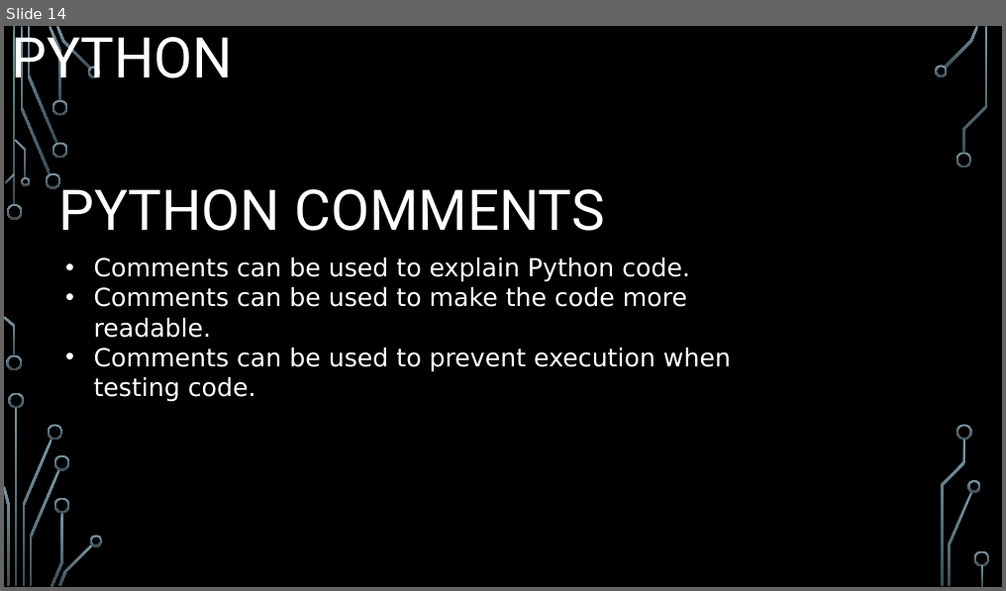
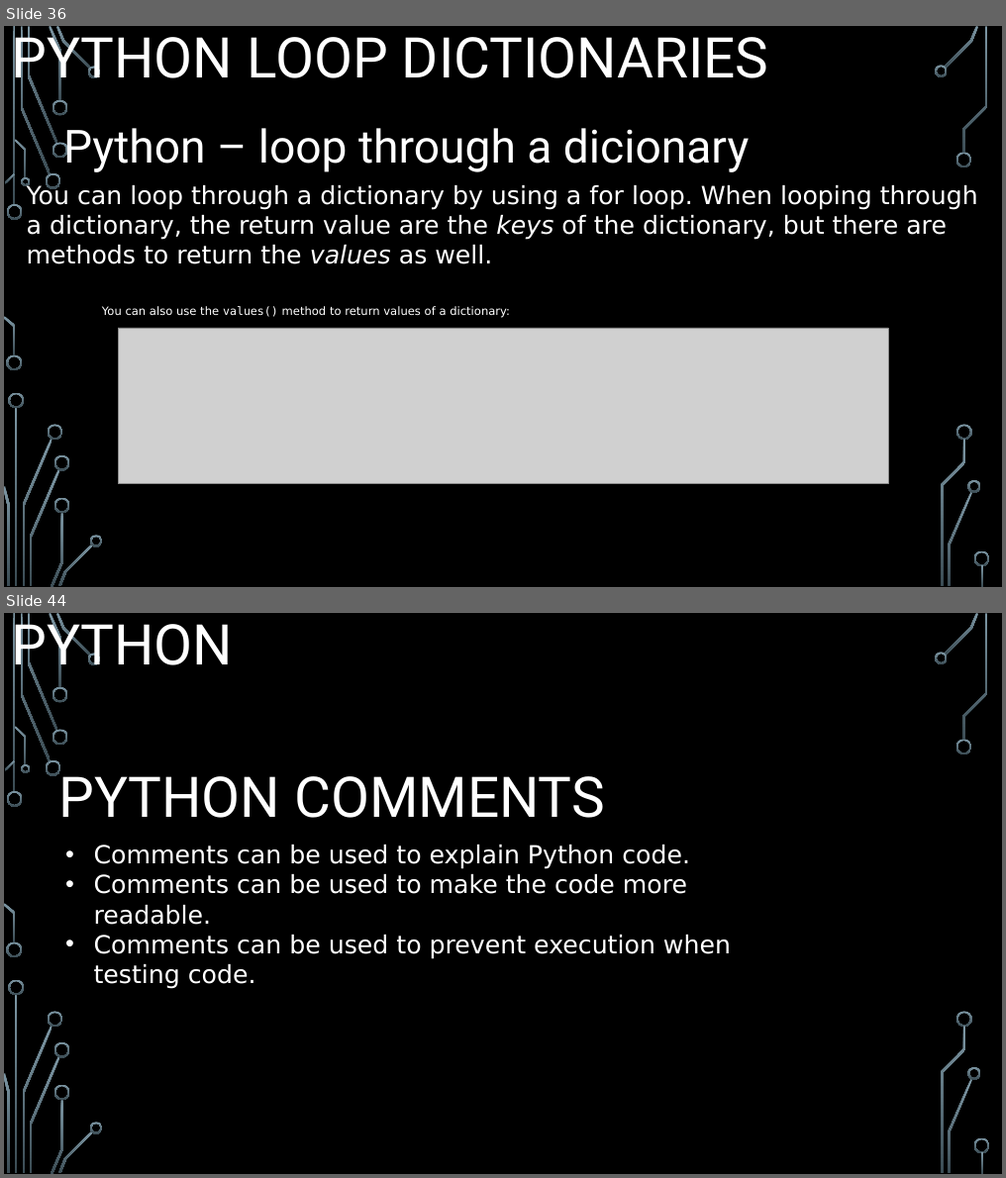
Before and after one commit to mjaypecjo/cs2022, a slide deck: python/4110E228_Report_Python.pptx. Shown one above the other, each under a label of ours: slide 14 before the commit, slides 36 and 44 after it; the slides between them are not shown. The pictures are 1006x591 and 1006x1178 pixels, drawn with LibreOffice and Linux fonts; fonts in the diff are those of the drawing; grey boxes stand for pictures; background and template pictures are left out. Boxes give left, top, right and bottom in pixels: in the first picture for what was removed or moved away, otherwise in the second. Text is boxed around its words. In the diff, an @@ line names an element or a change of style, - is before the commit and + after.

```diff
--- a/python/4110E228_Report_Python.pptx
+++ b/python/4110E228_Report_Python.pptx
@@ slide 36 added at box(4, 26, 1002, 587), background picture (left out); not listed: 36 template elements that a slide beside it also shows @@
@@ title added at box(12, 26, 769, 91), 54 pt, text #FFFFFF @@
+PYTHON LOOP DICTIONARIES
@@ text added at box(63, 128, 748, 173), 44 pt, text #FFFFFF @@
+Python – loop through a dicionary
@@ text added at box(27, 183, 978, 265), 24 pt, text #FFFFFF @@
+You can loop through a dictionary by using a for loop. When looping through a dictionary, the return value are the keys of the dictionary, but there are methods to return the values as well.
@@ text added at box(102, 306, 510, 318), 11 pt, text #FFFFFF @@
+You can also use the values() method to return values of a dictionary:
@@ picture added at box(118, 328, 888, 483) @@
@@ what was slide 14 is now slide 44 @@
```
Also in this commit, not shown: 44 other slides added.
